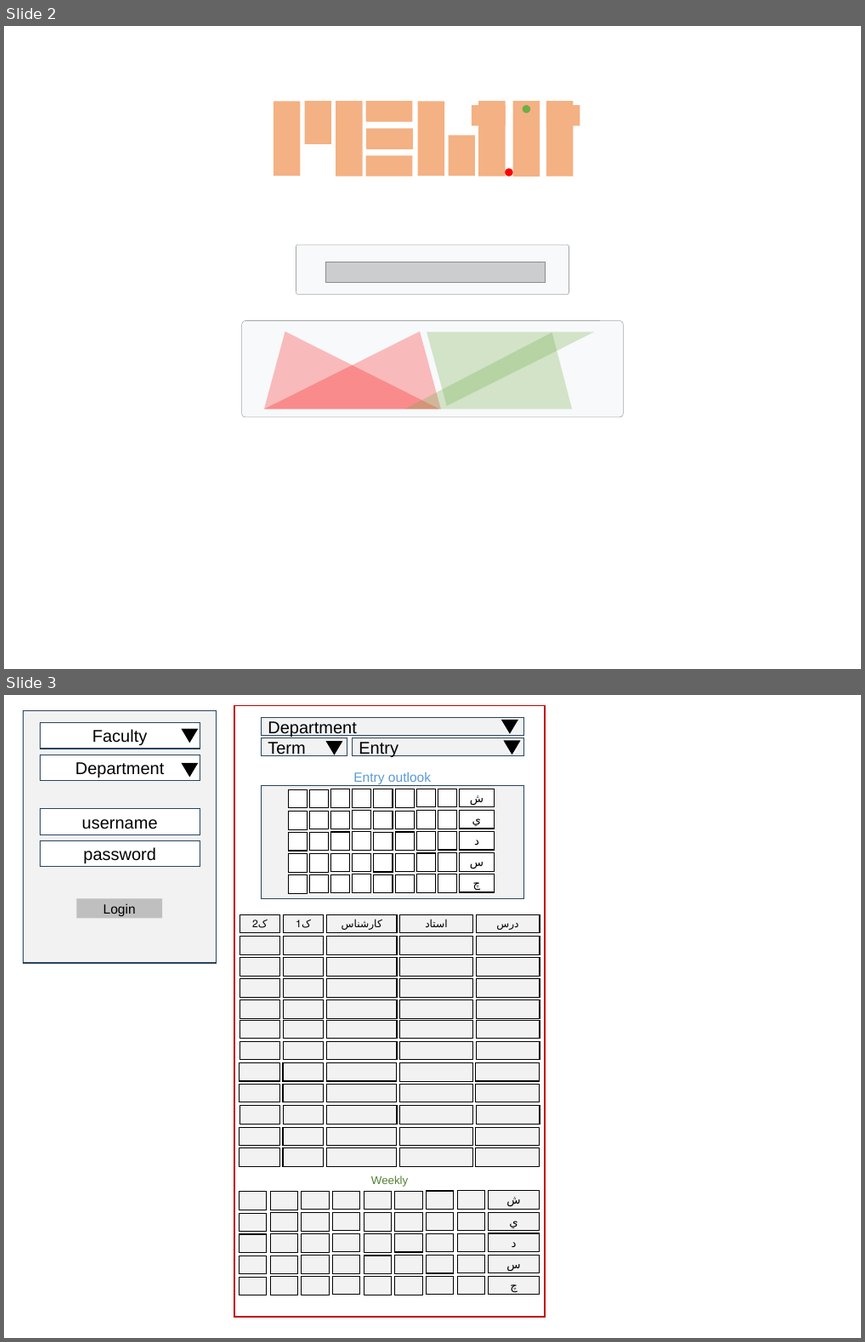
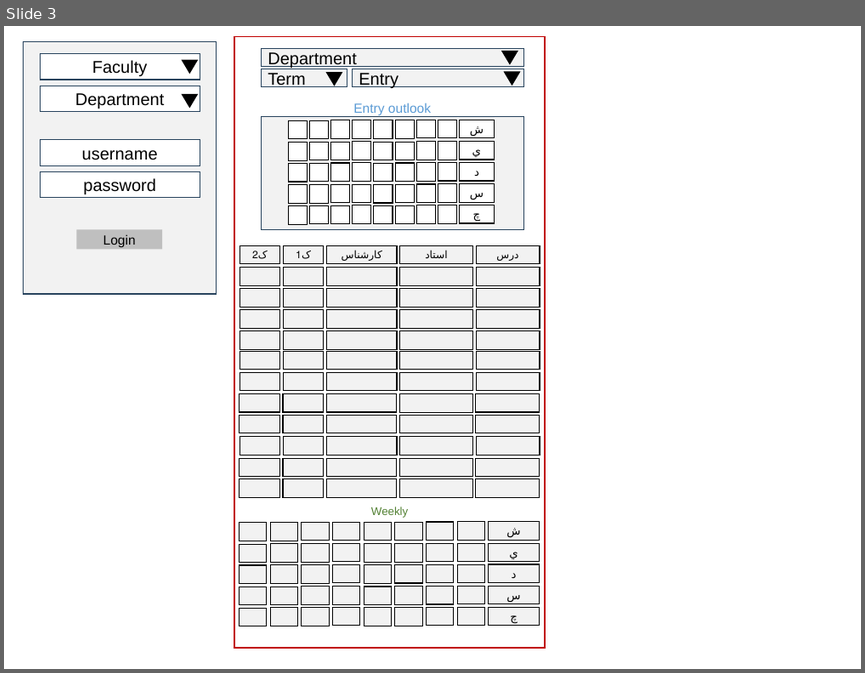
Before and after one commit to msht-ir/Examiner_blazorWebApp, a slide deck: ExaminerB/.appCatalog/ExaminerB notes 1404.pptx. Shown one above the other, each under a label of ours: slides 2 and 3 before the commit, slide 3 after it. The pictures are 865x1342 and 865x673 pixels, drawn with LibreOffice and Linux fonts; fonts in the diff are those of the drawing; grey boxes stand for pictures. Boxes give left, top, right and bottom in pixels: in the first picture for what was removed or moved away, otherwise in the second. Text is boxed around its words. In the diff, an @@ line names an element or a change of style, - is before the commit and + after.

```diff
--- a/ExaminerB/.appCatalog/ExaminerB notes 1404.pptx
+++ b/ExaminerB/.appCatalog/ExaminerB notes 1404.pptx
@@ slide 2 removed at (4, 26, 861, 669), background #FFFFFF @@
@@ group removed at (273, 101, 579, 176): 13 rectangles, 2 ellipses @@
@@ rounded rectangle removed at (296, 244, 568, 294) @@
@@ picture removed at (325, 262, 545, 283) @@
@@ group removed at (242, 320, 624, 417): 4 triangles, 1 rounded rectangle @@
```
Also in this commit, not shown: 1 slide changed, 1 slide added, 10 other files.
